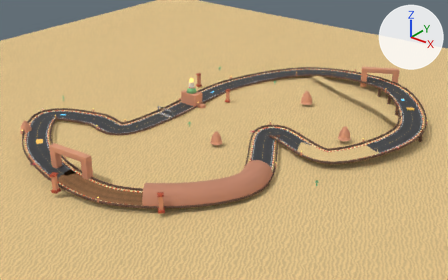
The glTF model public/assets/tracks/canion_solar.glb: old version first, new version second.
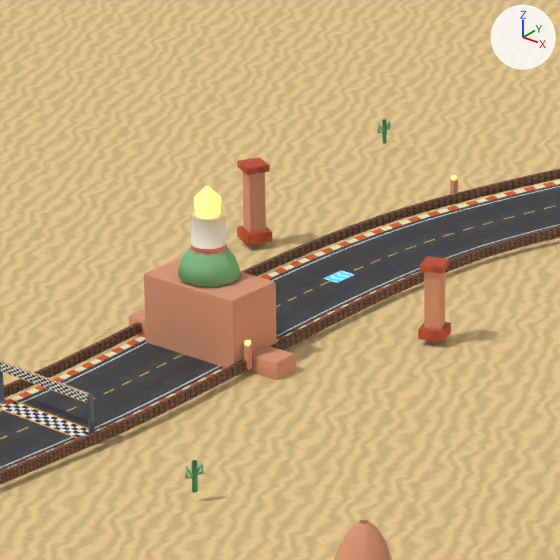
Each version appears first whole from a 50 mm lens placed at (362.2, -404.6, 223.9), pointed at (57.0, -23.0, -12.7), and next in a close-up on the part from 35% to 55% of the width and 17% to 49% of the height. Lighting does not change. The marker at upper right points along +X, +Y and +Z. The older version's two pictures come first. Where no turn or scale is listed for an object, it has been applied to the vertices.

Script lines for the objects in view, before the commit:
```python
me_biomegroundbasin = bpy.data.meshes.new('BiomeGroundBasin')
me_biomegroundbasin.from_pydata(...)  # a box spanning x -320.0..320.0, y -320.0..320.0, z -1.0..1.0
me_biomegroundbasin.materials.append(mat_canion_sandmat)  # picture img_canion_sandmat_albedo
me_cliffmass = bpy.data.meshes.new('CliffMass')
me_cliffmass.from_pydata(...)  # 34 vertices, 64 faces; spans x -9.0..9.0, y -5.0..5.0, z -11.0..11.0
me_cliffmass.materials.append(mat_canion_rock)  # beige #df9e7c
me_leftcurbmesh = bpy.data.meshes.new('LeftCurbMesh')
me_leftcurbmesh.from_pydata(...)  # 520 vertices, 520 faces; spans x -86.0..202.0, y -180.0..155.0, z 0.0..10.0
me_leftcurbmesh.materials.append(mat_canion_curb)  # picture img_canion_curb_albedo
ob_biomegroundbasin = bpy.data.objects.new('BiomeGroundBasin', me_biomegroundbasin)
ob_biomegroundbasin.location = (0.0, 0.0, -1.7)
ob_cliffmass = bpy.data.objects.new('CliffMass', me_cliffmass)
ob_cliffmass.location = (0.0, 0.0, 0.0)
ob_leftcurbmesh = bpy.data.objects.new('LeftCurbMesh', me_leftcurbmesh)
ob_leftcurbmesh.location = (0.0, 0.0, 0.0)
# also in view: 'GiantTreeCanopy' at (0.0, 0.0, 13.4); 'RightStoneWall' at (58.0, -12.3, 5.3); 'RuinPillar_20_p1' at (24.0, 24.0, 6.2); 'GantryBanner' at (0.0, -36.0, 5.9); 'LighthouseUpper' at (0.0, 0.0, 18.8)
```
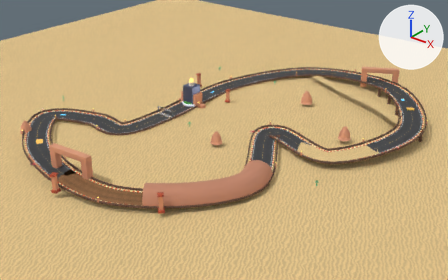
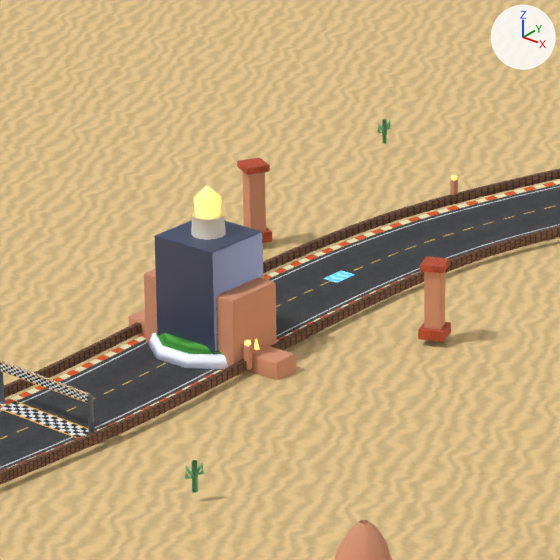
The change, as a list of edits to the scene's bpy script:
```text
Add img_canion_grassmat_albedo:
    img_canion_grassmat_albedo = load_image('canion_GrassMat_albedo', '_unpacked/canion_GrassMat_albedo', 256, 256, 'sRGB')
Add mat_neongoldglow:
    mat_neongoldglow = principled_material('NeonGoldGlow')
    mat_neongoldglow.base_color = (0.98, 0.8, 0.22)  # yellow #fde781
    mat_neongoldglow.metallic = 0.08
    mat_neongoldglow.roughness = 0.2
    mat_neongoldglow.emission_color = (0.95, 0.72, 0.18)  # yellow #f9dd76
    mat_neongoldglow.emission_strength = 1.0
Add mat_canion_grassmat:
    mat_canion_grassmat = principled_material('canion_GrassMat')
    mat_canion_grassmat.texture = img_canion_grassmat_albedo
    mat_canion_grassmat.metallic = 0.08
    mat_canion_grassmat.roughness = 0.94
Add mat_canion_cloudseamat:
    mat_canion_cloudseamat = principled_material('canion_CloudSeaMat')
    mat_canion_cloudseamat.base_color = (0.95, 0.97, 1.0)  # white #f9fcff
    mat_canion_cloudseamat.metallic = 0.08
    mat_canion_cloudseamat.roughness = 0.95
    mat_canion_cloudseamat.emission_color = (0.14, 0.16, 0.22)  # greyish blue #696f81
    mat_canion_cloudseamat.emission_strength = 1.0
Add mat_skyscraperfacade:
    mat_skyscraperfacade = principled_material('SkyscraperFacade')
    mat_skyscraperfacade.base_color = (0.08, 0.1, 0.2)  # dark blue #50597c
    mat_skyscraperfacade.metallic = 0.45
    mat_skyscraperfacade.roughness = 0.35
Add me_skyringleft:
    me_skyringleft.from_pydata(...)  # 54 vertices, 100 faces; spans x -10.2..10.2, y -0.4..0.4, z -0.1..9.2
    me_skyringleft.materials.append(mat_neongoldglow)  # yellow #fde781, glowing yellow #f9dd76
Add me_islandturftop:
    me_islandturftop.from_pydata(...)  # 35 vertices, 60 faces; spans x -8.4..8.4, y -8.0..8.0, z 1.9..3.1
    me_islandturftop.materials.append(mat_canion_grassmat)  # picture img_canion_grassmat_albedo
Add me_cloudbase:
    me_cloudbase.from_pydata(...)  # 57 vertices, 100 faces; spans x -9.5..9.5, y -9.0..9.0, z -5.5..2.2
    me_cloudbase.materials.append(mat_canion_cloudseamat)  # white #f9fcff, glowing greyish blue #696f81
Add me_skyscraperbody:
    me_skyscraperbody.from_pydata(...)  # 34 vertices, 64 faces; spans x -5.8..5.8, y -5.8..5.8, z -18.0..18.0
    me_skyscraperbody.materials.append(mat_skyscraperfacade)  # dark blue #50597c
Add ob_skyringleft:
    ob_skyringleft = bpy.data.objects.new('SkyRingLeft', me_skyringleft)
    ob_skyringleft.location = (0.0, 0.0, 0.0)
Add ob_islandturftop:
    ob_islandturftop = bpy.data.objects.new('IslandTurfTop', me_islandturftop)
    ob_islandturftop.location = (0.0, 0.0, 0.0)
Add ob_cloudbase:
    ob_cloudbase = bpy.data.objects.new('CloudBase', me_cloudbase)
    ob_cloudbase.location = (0.0, 0.0, 0.0)
Add ob_skyscraperbody:
    ob_skyscraperbody = bpy.data.objects.new('SkyscraperBody', me_skyscraperbody)
    ob_skyscraperbody.location = (0.0, 0.0, 0.0)
```

Location of each change, [x1, y1, x2, y2] in pixels of the close-ups (560 x 560 px):
'SkyscraperBody', added
    after: [154, 220, 263, 355]
'CloudBase', added
    after: [149, 333, 228, 369]
'IslandTurfTop', added (green)
    after: [156, 332, 222, 354]
'SkyRingLeft', added (mostly hidden)
    after: [254, 338, 260, 350]
'GiantTreeCanopy', unchanged, covered by the edit
    before: [178, 247, 241, 287]
